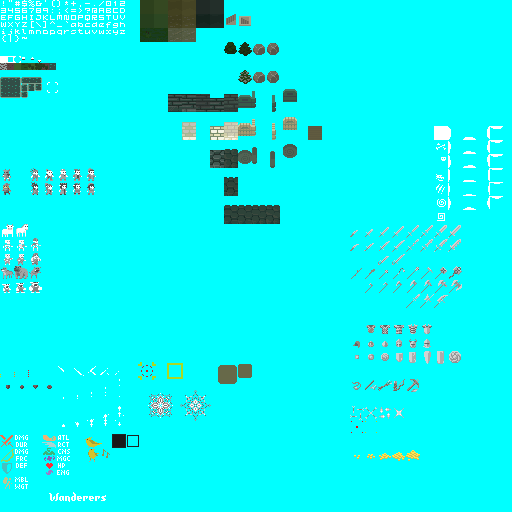
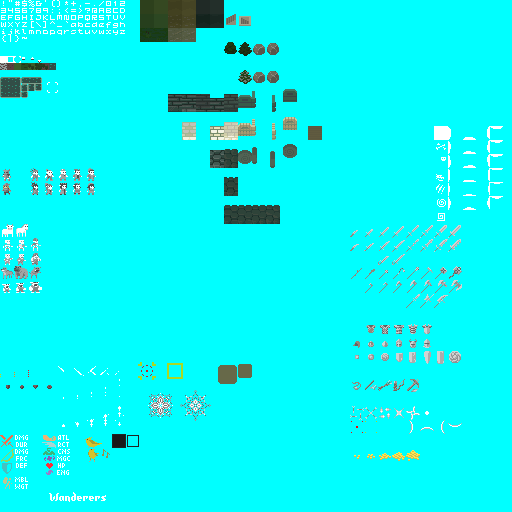
Comparing the layer stacks of the two (512, 512) images. Changes:
painted on "Main" over 406, 406, 462, 434
